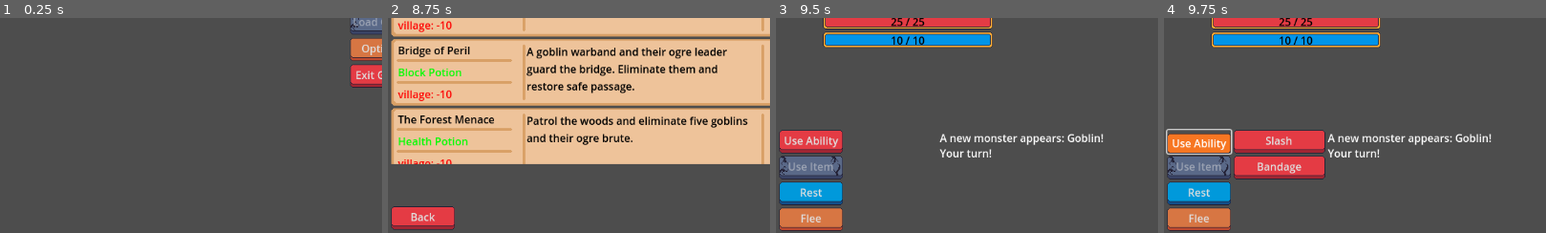
Above: before the commit, frames 1-4 (left to right).
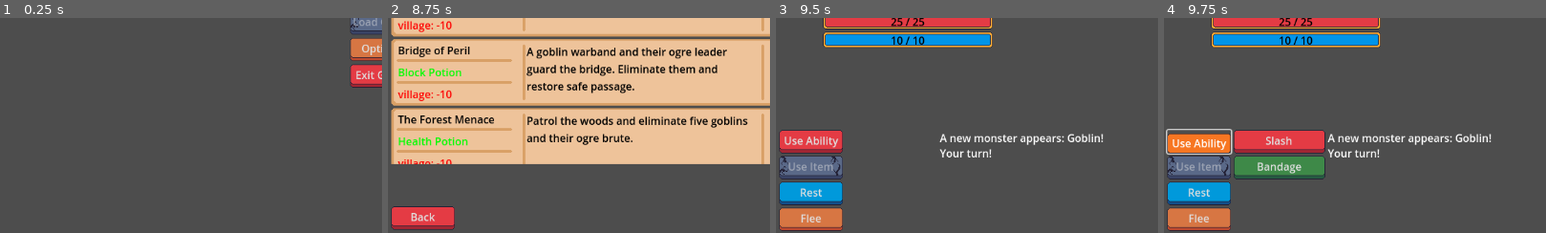
Above: after the commit, the same moments.

Repository: navtges3/PixelValley
Game: Godot game, scene res://scenes/ui/screens/main_menu_screen.tscn
Same seed, same stepped clock (60 frames per second), same inputs: the game is played once before the commit and once after it.
Inputs (mouse positions are % of the whole screen's width and height, from its top left):
- Up to frame 1 (0.25 s): no input
- Up to frame 2 (8.75 s): click "New Game" at 0.5 s; click (56, 65) at 1.27 s; type "Alex" at 1.35 s; click (44, 42) at 2.02 s; click "Create Hero" at 2.75 s; click "Empty Slot 1" at 3.5 s; click "Quests" at 4.25 s; click "Available" at 5 s; click "Complete" at 5.75 s; click "Failed" at 6.5 s; click "Available" at 7.25 s; click (31, 15) at 8 s
- Up to frame 3 (9.5 s): click "Start Quest" at 8.75 s
- Up to frame 4 (9.75 s): click "Use Ability" at 9.5 s
The pictures show only the part of the screen within x 0-50%, y 50-100%; the shares and areas given below are measured in that part.

Frames 1-3 are identical in both runs. In frame 4, 2.4% of the frame differs, in the area x 18-42%, y 64-75%.

Commit message:
Refactor ability button creation for improved readability and maintainability

Diff:
--- a/scripts/ui/screens/battle_screen.gd
+++ b/scripts/ui/screens/battle_screen.gd
@@ -66,6 +66,25 @@
 	quest_bar.update_bar()
 	victory_popup.popup_centered()
 
+func create_ability_button(ability: Ability) -> Button:
+	var button := Button.new()
+	if ability is AttackAbility:
+		button.theme = preload("res://assets/button_themes/large/large_red_button.tres")
+	elif ability is UtilityAbility:
+		button.theme = preload("res://assets/button_themes/large/large_green_button.tres")
+	else:
+		button.theme = preload("res://assets/button_themes/large/large_gray_button.tres")
+	var button_text = ability.name
+	if not ability.is_ready():
+		button_text += " cd: " + str(ability.current_cooldown)
+		button.disabled = true
+	else:
+		button.tooltip_text = "Energy: %d\nCooldown: %d turns" % [ability.energy_cost, ability.cooldown]
+	button.text = button_text
+	button.custom_minimum_size = Vector2(96, 32)
+	button.pressed.connect(_on_ability_selected.bind(ability.name))
+	return button
+
 func _on_ability_button_toggled(button_pressed: bool):
 	if button_pressed:
 		print("toggled")
@@ -75,17 +94,7 @@
 			child.queue_free()
 		# Add a new button for each ability
 		for ability: Ability in hero.weapon.abilities:
-			var action_text: String = ability.name
-			var btn = Button.new()
-			if not ability.is_ready():
-				action_text += " cd: " + str(ability.current_cooldown)
-				btn.disabled = true
-			else:
-				btn.tooltip_text = "Energy: %d\nCooldown: %d turns" % [ability.energy_cost, ability.cooldown]
-			btn.text = action_text
-			btn.theme = preload("res://assets/button_themes/large/large_red_button.tres")
-			btn.custom_minimum_size = Vector2(96, 32)
-			btn.pressed.connect(_on_ability_selected.bind(action_text))
+			var btn = create_ability_button(ability)
 			ability_option_list.add_child(btn)
 	else:
 		print("not toggled")
